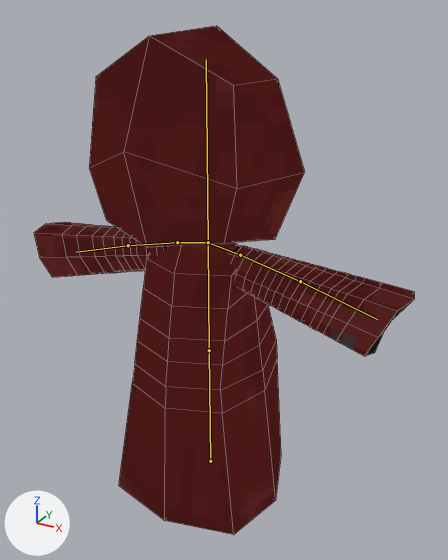
Two versions of the Blender file models/cult.blend, one commit apart.
One viewpoint serves both versions: a 50 mm camera at (1.099, -1.877, 1.853) aimed at (0.088, -0.038, 0.933). Every picture has the same lights, and +X, +Y and +Z are marked at lower left. The picture after the commit comes second. The bones that bend it are drawn over the model as lines. Mesh edges are drawn as thin lines.

The first picture shows 'cult'.
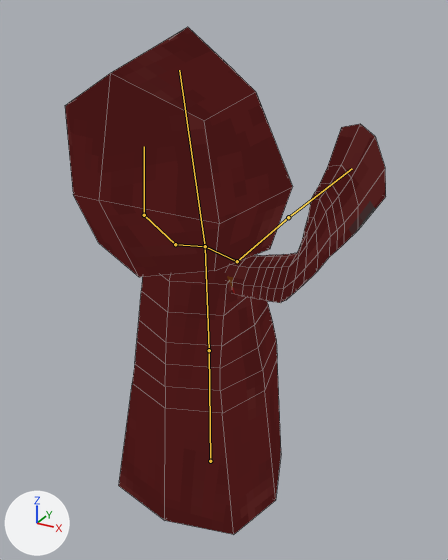
The newer file adds an action. The first version stands in its rest pose; the second is drawn at frame 0 of the action 'praise.down_animation'.

Boxes [x1, y1, x2, y2] around the edits, measured in the pictures (448 x 560 px):
```json
{"object": "cult", "change": "posed", "before": [34, 26, 414, 534], "after": [65, 27, 386, 534], "on screen": "15% narrower"}
{"bone": "Bone.001", "before": "(209, 350) to (208, 242)", "after": "(209, 350) to (205, 246)"}
{"bone": "Bone.002", "before": "(208, 242) to (206, 59)", "after": "(205, 246) to (179, 70)"}
{"bone": "bicep.l", "before": "(177, 242) to (128, 245)", "after": "(175, 244) to (144, 215)"}
{"bone": "arm.l", "before": "(128, 245) to (76, 252)", "after": "(144, 215) to (144, 146)"}
{"bone": "bicep.r", "before": "(240, 255) to (300, 281)", "after": "(237, 261) to (288, 217)"}
{"bone": "arm.r", "before": "(300, 281) to (377, 319)", "after": "(288, 217) to (352, 168)"}
```

Scene script edits in JSON lines:
```json
{"block": "bone_bone_001", "where": "bone_bone_001 = bpy.data.objects['Armature'].pose.bones['Bone.001']  # child of 'Bone'"}
{"op": "set", "path": "bone_bone_001.rotation_quaternion", "old": "(1.0, 0.0, 0.0, 0.0)", "new": "(0.998, 0.044, -0.035, -0.014)", "note": "degrees (0, 0, 0) -> degrees (5, -4, -2)"}
{"block": "bone_bone_002", "where": "bone_bone_002 = bpy.data.objects['Armature'].pose.bones['Bone.002']  # child of 'Bone.001'"}
{"op": "set", "path": "bone_bone_002.location", "old": "(0.0, 0.0, 0.0)", "new": "(0.004, -0.828, -0.839)"}
{"op": "set", "path": "bone_bone_002.rotation_quaternion", "old": "(1.0, 0.0, 0.0, 0.0)", "new": "(0.997, 0.068, 0.021, 0.009)", "note": "degrees (0, 0, 0) -> degrees (8, 2, 1)"}
{"block": "bone_bicep_l", "where": "bone_bicep_l = bpy.data.objects['Armature'].pose.bones['bicep.l']  # child of 'shoulder.l'"}
{"op": "set", "path": "bone_bicep_l.rotation_quaternion", "old": "(1.0, 0.0, 0.0, 0.0)", "new": "(0.923, -0.24, -0.27, -0.131)", "note": "degrees (0, 0, 0) -> degrees (-27, -34, -8)"}
{"block": "bone_arm_l", "where": "bone_arm_l = bpy.data.objects['Armature'].pose.bones['arm.l']  # child of 'bicep.l'"}
{"op": "set", "path": "bone_arm_l.rotation_quaternion", "old": "(1.0, 0.0, 0.0, 0.0)", "new": "(0.852, -0.422, -0.299, -0.086)", "note": "degrees (0, 0, 0) -> degrees (-55, -36, 7)"}
{"block": "bone_bicep_r", "where": "bone_bicep_r = bpy.data.objects['Armature'].pose.bones['bicep.r']  # child of 'shoulder.r'"}
{"op": "set", "path": "bone_bicep_r.rotation_quaternion", "old": "(1.0, 0.0, 0.0, 0.0)", "new": "(0.84, -0.312, 0.141, 0.422)", "note": "degrees (0, 0, 0) -> degrees (-28, 30, 46)"}
{"block": "bone_arm_r", "where": "bone_arm_r = bpy.data.objects['Armature'].pose.bones['arm.r']  # child of 'bicep.r'"}
{"op": "set", "path": "bone_arm_r.rotation_quaternion", "old": "(1.0, 0.0, 0.0, 0.0)", "new": "(0.972, -0.197, 0.021, -0.124)", "note": "degrees (0, 0, 0) -> degrees (-23, 0, -14)"}
```
